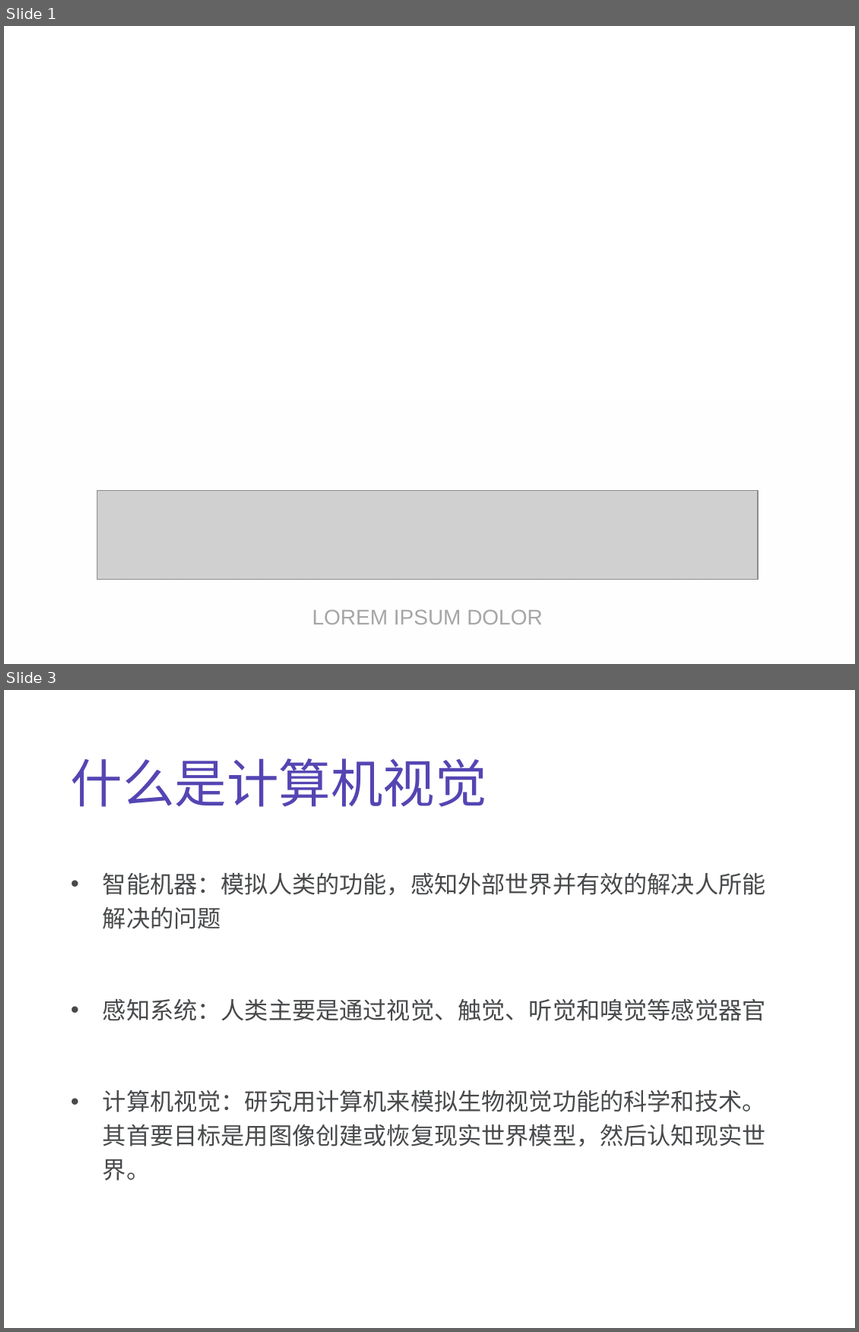
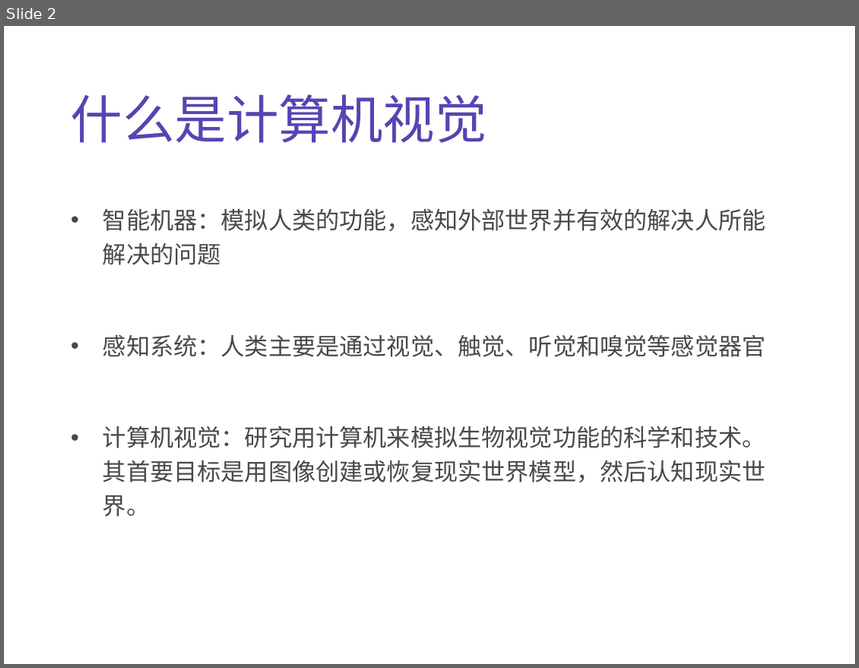
Before and after one commit to fengqiang111/evolution_plan, a slide deck: cv/1-cv概述.ppt. Shown one above the other, each under a label of ours: slides 1 and 3 before the commit, slide 2 after it; the slides between them are not shown. The pictures are 859x1332 and 859x668 pixels, drawn with LibreOffice and Linux fonts; fonts in the diff are those of the drawing; grey boxes stand for pictures; background and template pictures are left out. Boxes give left, top, right and bottom in pixels: in the first picture for what was removed or moved away, otherwise in the second. Text is boxed around its words. In the diff, an @@ line names an element or a change of style, - is before the commit and + after.

```diff
--- a/cv/1-cv概述.ppt
+++ b/cv/1-cv概述.ppt
@@ slide 1 removed at <box>4,26,855,664</box>, background #FFFFFF @@
@@ rectangle removed at <box>4,399,855,664</box> @@
@@ picture removed at <box>97,491,758,579</box> @@
@@ subtitle removed at <box>313,610,542,625</box> @@
-LOREM IPSUM DOLOR
@@ what was slide 3 is now slide 2 @@
```
Also in this commit, not shown: 1 slide added, 1 other slide removed.
